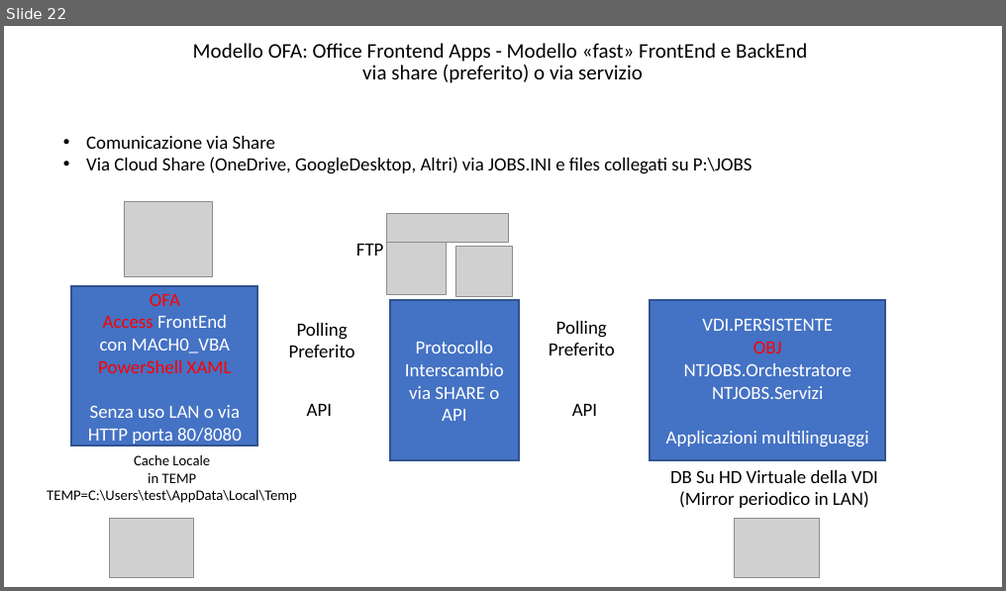
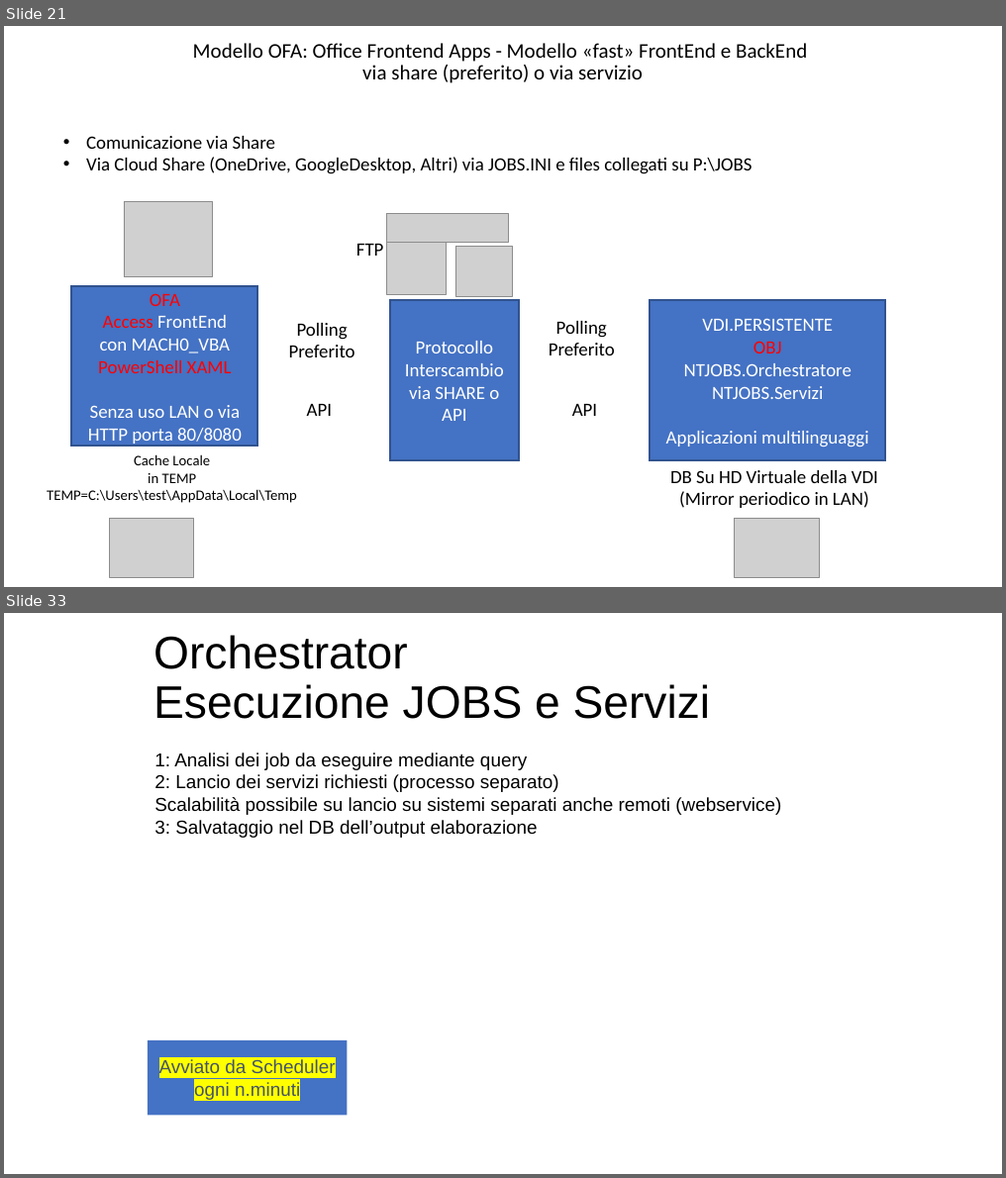
Before and after one commit to ntgcorp/ntJobsOS, a slide deck: ntjobs_white_paper_it.pptx. Shown one above the other, each under a label of ours: slide 22 before the commit, slides 21 and 33 after it; the slides between them are not shown. The pictures are 1006x591 and 1006x1178 pixels, drawn with LibreOffice and Linux fonts; fonts in the diff are those of the drawing; grey boxes stand for pictures. Boxes give left, top, right and bottom in pixels: in the first picture for what was removed or moved away, otherwise in the second. Text is boxed around its words. In the diff, an @@ line names an element or a change of style, - is before the commit and + after.

```diff
--- a/ntjobs_white_paper_it.pptx
+++ b/ntjobs_white_paper_it.pptx
@@ slide 33 added at (4,613,1002,1174), background #FFFFFF @@
@@ title added at (153,635,711,719), 44 pt, text #000000 @@
+Orchestrator
+Esecuzione JOBS e Servizi
@@ text added at (154,753,781,838), 18 pt, text #000000 @@
+1: Analisi dei job da eseguire mediante query
+2: Lancio dei servizi richiesti (processo separato)
+Scalabilità possibile su lancio su sistemi separati anche remoti (webservice)
+3: Salvataggio nel DB dell’output elaborazione
@@ rectangle added at (148,1041,348,1115), fill #4472C4, 18 pt, text #44546A @@
+Avviato da Scheduler ogni n.minuti
@@ what was slide 22 is now slide 21 @@
```
Also in this commit, not shown: 12 slides changed, 15 other slides added, 1 slide removed, 8 other files.
